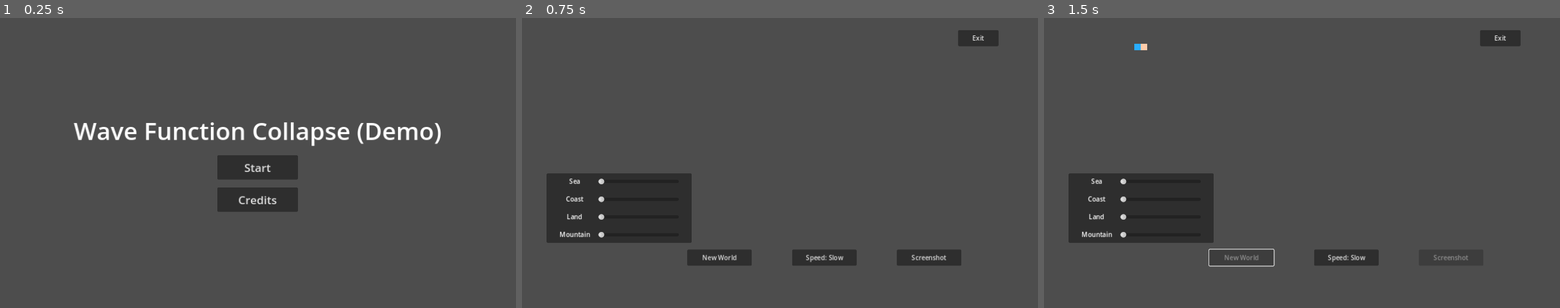
Above: before the commit, frames 1-3 (left to right).
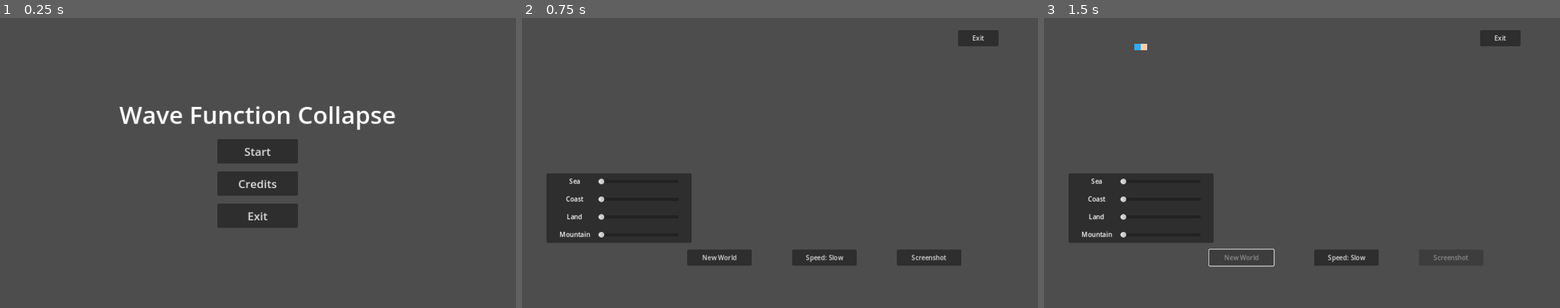
Above: after the commit, the same moments.

Repository: kennethrdzg/wave-function-collapse
Game: Godot game, scene res://Menus/start_menu.tscn
The game is run twice, just before and just after one commit, with the same random seed, the same clock (stepped at 60 frames per second) and the same inputs.
Inputs:
- Up to frame 1 (0.25 s): no input
- Up to frame 2 (0.75 s): click "Start" at 0.5 s
- Up to frame 3 (1.5 s): click "New World" at 1.25 s

The runs differ from the first frame. In frame 1, 5.9% of the frame differs, in the area x 14-86%, y 30-73%; in frame 2, nothing differs; in frame 3, nothing differs.

Commit message:
Update start menu

Diff:
--- a/src/Menus/start_menu.gd
+++ b/src/Menus/start_menu.gd
@@ -10,3 +10,7 @@
 
 func _on_hide_credits_button_pressed():
 	credits.visible = false
+
+
+func _on_exit_button_pressed():
+	get_tree().quit()
--- a/src/Menus/start_menu.tscn
+++ b/src/Menus/start_menu.tscn
@@ -27,7 +27,7 @@
 [node name="TitleLabel" type="Label" parent="CenterContainer/VBoxContainer"]
 layout_mode = 2
 theme_override_font_sizes/font_size = 60
-text = "Wave Function Collapse (Demo)"
+text = "Wave Function Collapse"
 horizontal_alignment = 1
 
 [node name="StartButton" type="Button" parent="CenterContainer/VBoxContainer"]
@@ -45,6 +45,14 @@
 size_flags_vertical = 0
 theme_override_font_sizes/font_size = 28
 text = "Credits"
+
+[node name="ExitButton" type="Button" parent="CenterContainer/VBoxContainer"]
+custom_minimum_size = Vector2(200, 60)
+layout_mode = 2
+size_flags_horizontal = 4
+size_flags_vertical = 0
+theme_override_font_sizes/font_size = 28
+text = "Exit"
 
 [node name="Credits" type="Panel" parent="."]
 visible = false
@@ -146,4 +154,5 @@
 
 [connection signal="pressed" from="CenterContainer/VBoxContainer/StartButton" to="." method="_on_start_button_pressed"]
 [connection signal="pressed" from="CenterContainer/VBoxContainer/CreditsButton" to="." method="_on_credits_button_pressed"]
+[connection signal="pressed" from="CenterContainer/VBoxContainer/ExitButton" to="." method="_on_exit_button_pressed"]
 [connection signal="pressed" from="Credits/CenterContainer/VBoxContainer/HideCreditsButton" to="." method="_on_hide_credits_button_pressed"]
